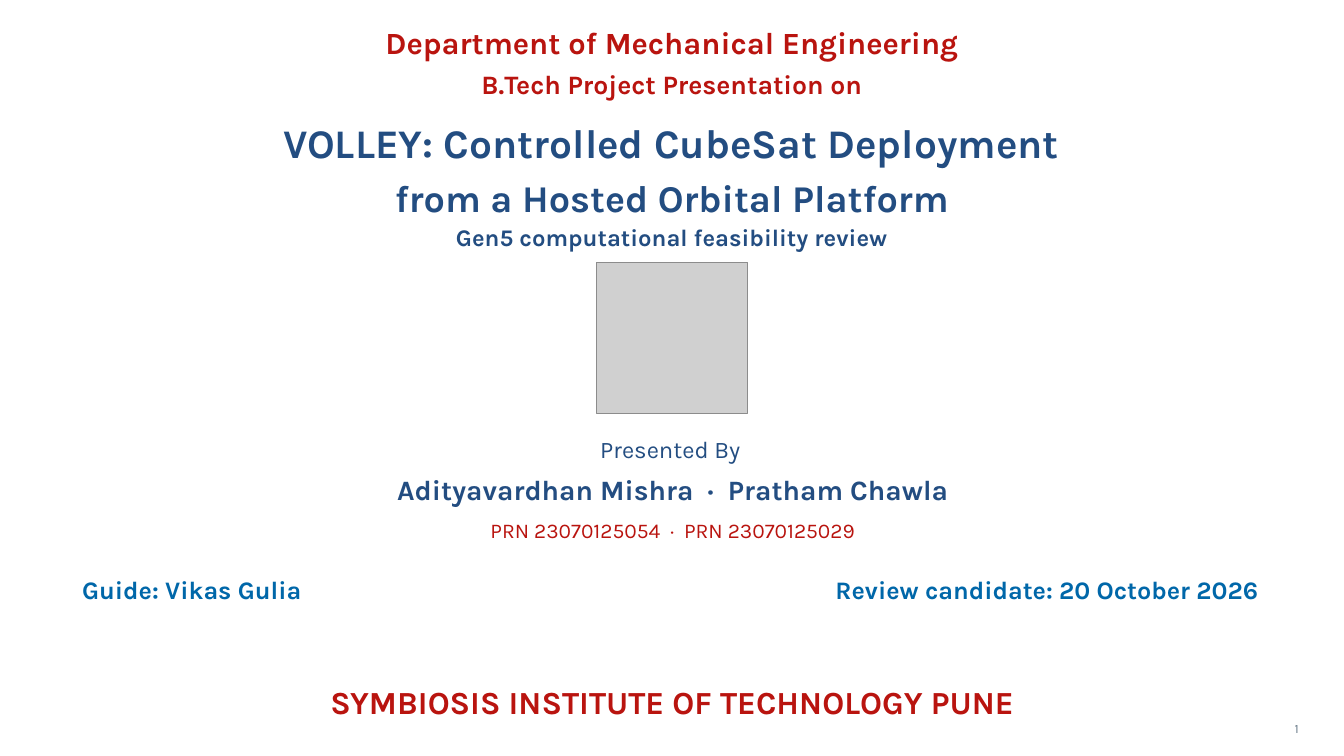
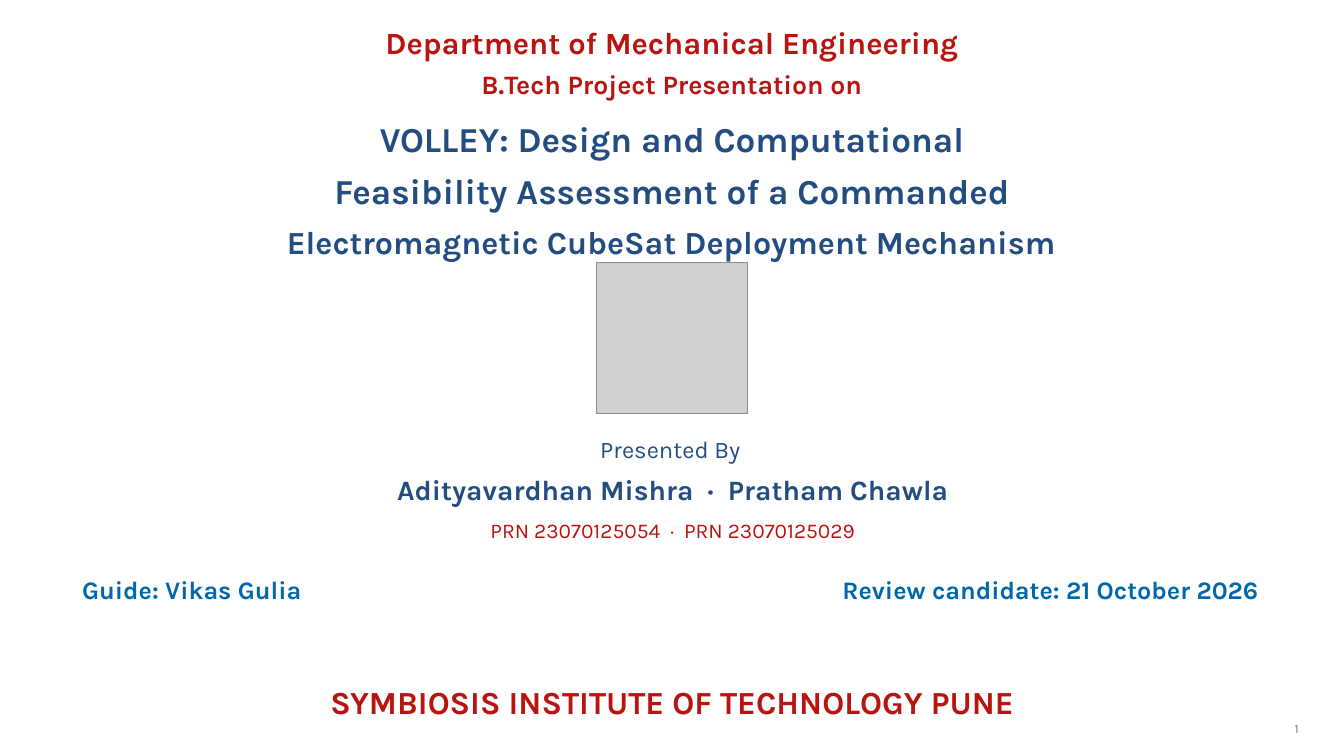
Before and after one commit to aaaaaaaaaaaavm/VOLLEY-thesis, a slide deck: slide 1 of university/final_review_2026_10_10/VOLLEY_Final_Review_2026-10-10.pptx. Drawn at 1344x756 pixels with LibreOffice and Linux fonts; fonts in the diff are those of the drawing; grey boxes stand for pictures. Boxes give left, top, right and bottom in pixels: in the first picture for what was removed or moved away, otherwise in the second. Text is boxed around its words. In the diff, an @@ line names an element or a change of style, - is before the commit and + after.

Commit message:
Adopt commanded electromagnetic deployment study title across academic editions

```diff
--- a/university/final_review_2026_10_10/VOLLEY_Final_Review_2026-10-10.pptx
+++ b/university/final_review_2026_10_10/VOLLEY_Final_Review_2026-10-10.pptx
@@ text at (380, 127, 964, 161): text changed; size 29 to 25 pt @@
-VOLLEY: Controlled CubeSat Deployment
+VOLLEY: Design and Computational
@@ text at (334, 179, 1009, 213): text changed; size 27 to 25 pt @@
-from a Hosted Orbital Platform
+Feasibility Assessment of a Commanded
@@ text at (287, 231, 1055, 262): text changed; size 17 to 23 pt @@
-Gen5 computational feasibility review
+Electromagnetic CubeSat Deployment Mechanism
@@ text at (842, 581, 1259, 600): text changed @@
-Review candidate: 20 October 2026
+Review candidate: 21 October 2026
```
Also in this commit, not shown: 16 other files.
